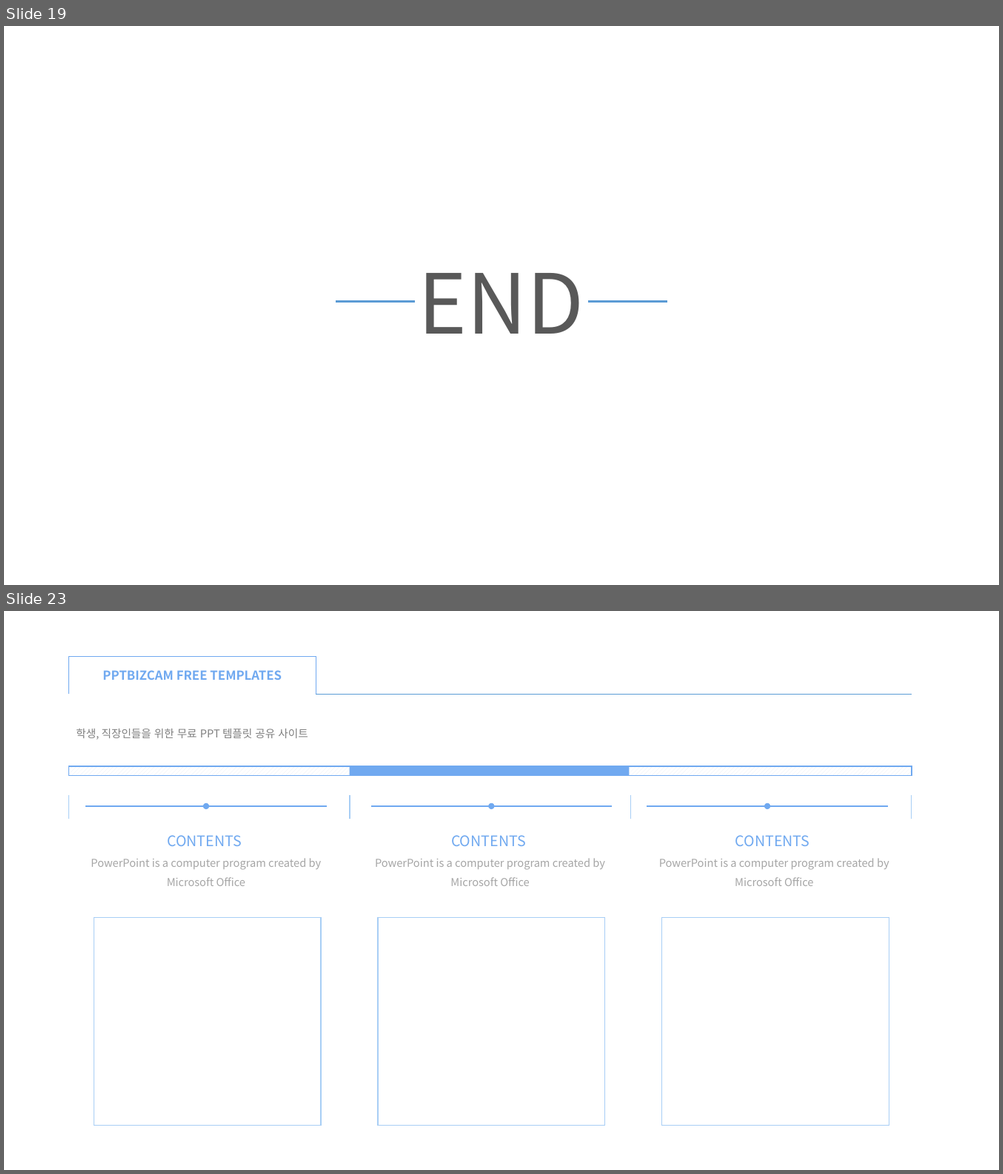
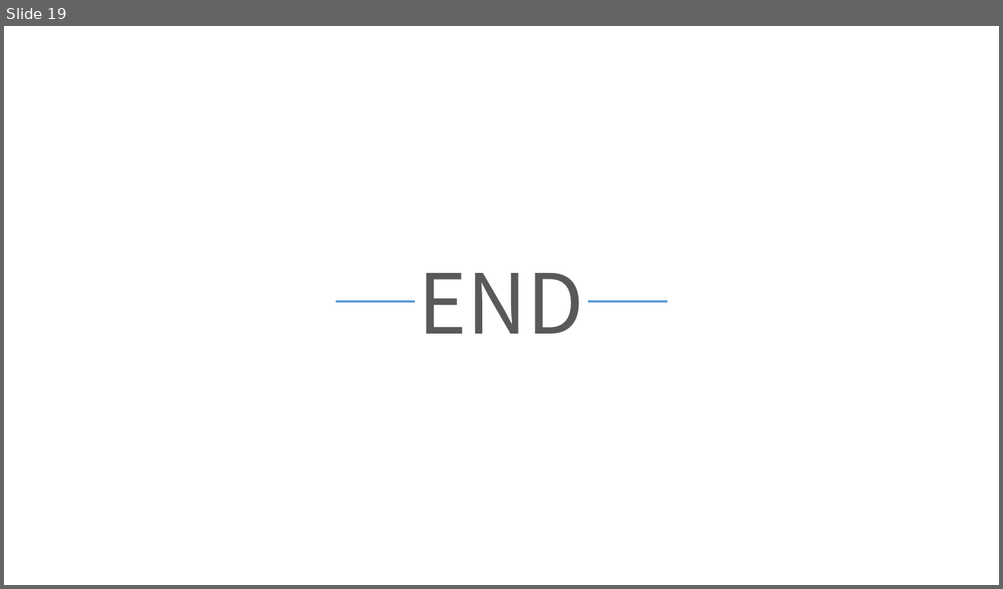
Before and after one commit to xddongx/flexink, a slide deck: titanic/titanic.pptx. Shown one above the other, each under a label of ours: slides 19 and 23 before the commit, slide 19 after it; the slides between them are not shown. The pictures are 1003x1174 and 1003x589 pixels, drawn with LibreOffice and Linux fonts; fonts in the diff are those of the drawing. Boxes give left, top, right and bottom in pixels: in the first picture for what was removed or moved away, otherwise in the second. Text is boxed around its words. In the diff, an @@ line names an element or a change of style, - is before the commit and + after.

```diff
--- a/titanic/titanic.pptx
+++ b/titanic/titanic.pptx
@@ slide 23 removed at (x1=4, y1=611, x2=999, y2=1170), background #FFFFFF @@
@@ right bracket removed at (x1=68, y1=656, x2=316, y2=693) @@
@@ text removed at (x1=102, y1=670, x2=282, y2=680) @@
-PPTBIZCAM FREE TEMPLATES
@@ line removed from (316, 694) to (911, 694) @@
@@ text removed at (x1=76, y1=729, x2=307, y2=740) @@
-학생, 직장인들을 위한 무료 PPT 템플릿 공유 사이트
@@ rectangle removed at (x1=69, y1=766, x2=911, y2=775) @@
@@ rectangle removed at (x1=350, y1=766, x2=629, y2=775) @@
@@ table removed at (x1=69, y1=795, x2=910, y2=819), 1 rows, 3 columns @@
- |  | 
@@ line removed from (206, 806) to (85, 806) @@
@@ arrow removed from (327, 806) to (206, 806) @@
@@ line removed from (491, 806) to (371, 806) @@
@@ arrow removed from (612, 806) to (491, 806) @@
@@ line removed from (767, 806) to (647, 806) @@
@@ arrow removed from (888, 806) to (767, 806) @@
@@ text removed at (x1=91, y1=835, x2=321, y2=886) @@
-CONTENTS
-PowerPoint is a computer program created by Microsoft Office
@@ text removed at (x1=375, y1=835, x2=605, y2=886) @@
-CONTENTS
-PowerPoint is a computer program created by Microsoft Office
@@ text removed at (x1=659, y1=835, x2=889, y2=886) @@
-CONTENTS
-PowerPoint is a computer program created by Microsoft Office
@@ rectangle removed at (x1=94, y1=917, x2=320, y2=1126) @@
@@ rectangle removed at (x1=378, y1=917, x2=605, y2=1126) @@
@@ rectangle removed at (x1=662, y1=917, x2=889, y2=1126) @@
```
Also in this commit, not shown: 13 slides changed, 5 slides added, 9 other slides removed, 13 other files.
